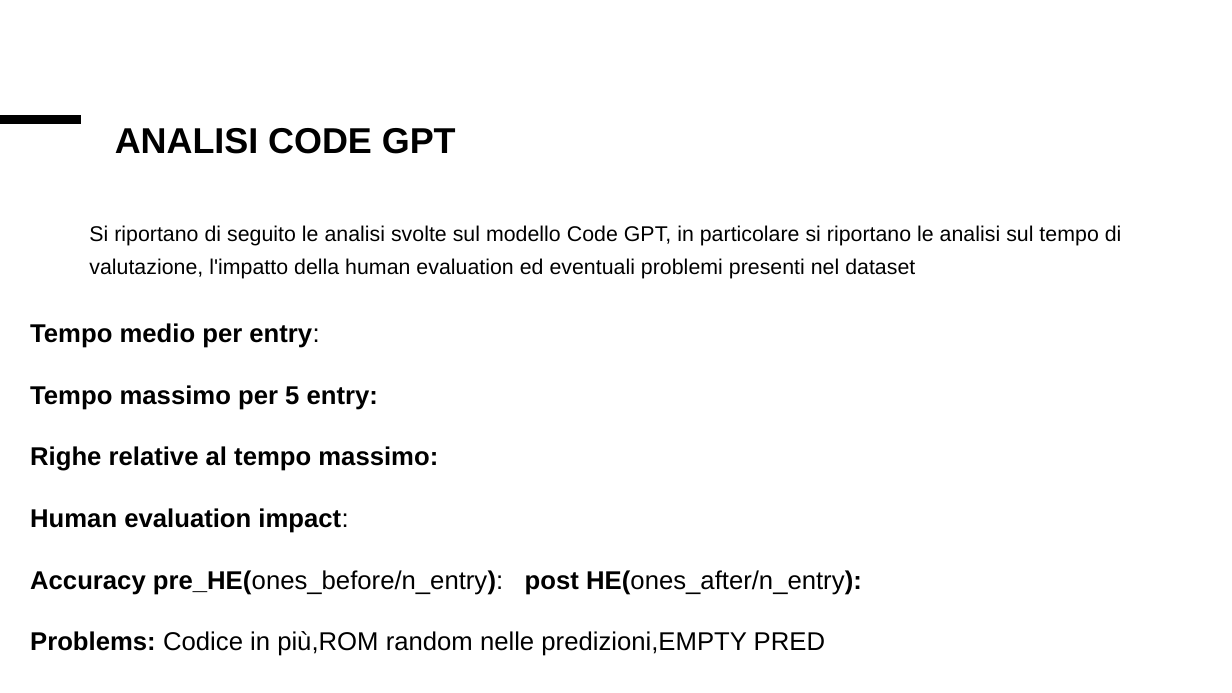
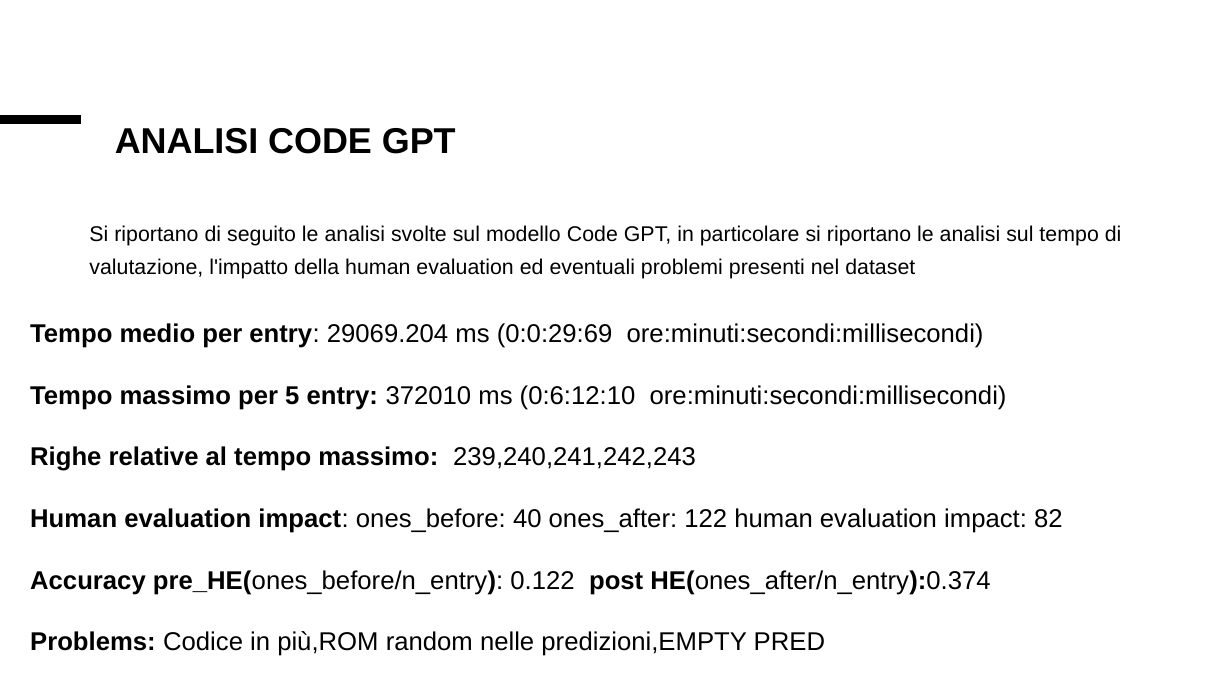
Before and after one commit to Simpronic/Tesi_Generatore_VHDL, a slide deck: slide 10 of altro/Presentazione_risultati.pptx. Drawn at 1232x693 pixels with LibreOffice and Linux fonts; fonts in the diff are those of the drawing. Boxes give left, top, right and bottom in pixels: in the first picture for what was removed or moved away, otherwise in the second. Text is boxed around its words. In the diff, an @@ line names an element or a change of style, - is before the commit and + after.

Commit message:
Aggiunte le analisi statistiche, modificata la presetnazione, bug fix

```diff
--- a/altro/Presentazione_risultati.pptx
+++ b/altro/Presentazione_risultati.pptx
@@ text at <box>30,323,1063,595</box>: text changed; bold off @@
-Tempo medio per entry:
-Tempo massimo per 5 entry:
-Righe relative al tempo massimo:
-Human evaluation impact:
-Accuracy pre_HE(ones_before/n_entry): post HE(ones_after/n_entry):
+Tempo medio per entry: 29069.204 ms (0:0:29:69 ore:minuti:secondi:millisecondi)
+Tempo massimo per 5 entry: 372010 ms (0:6:12:10 ore:minuti:secondi:millisecondi)
+Righe relative al tempo massimo: 239,240,241,242,243
+Human evaluation impact: ones_before: 40 ones_after: 122 human evaluation impact: 82
+Accuracy pre_HE(ones_before/n_entry): 0.122 post HE(ones_after/n_entry):0.374
```
Also in this commit, not shown: 2 other slides changed, 4 other files.
